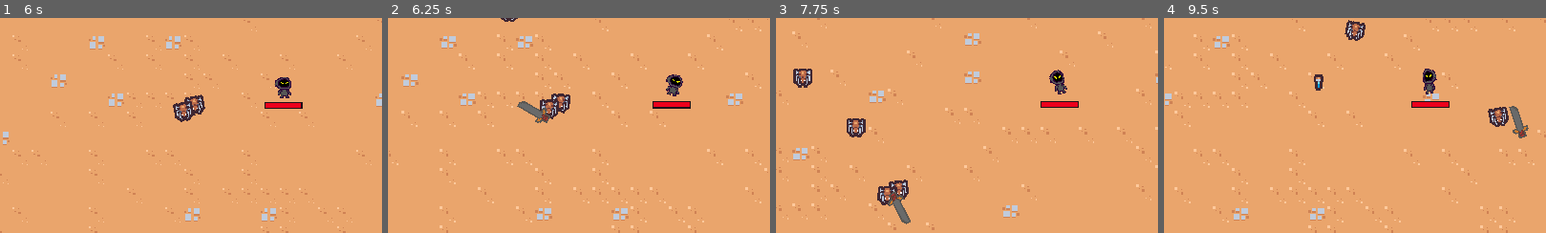
Above: before the commit, frames 1-4 (left to right).
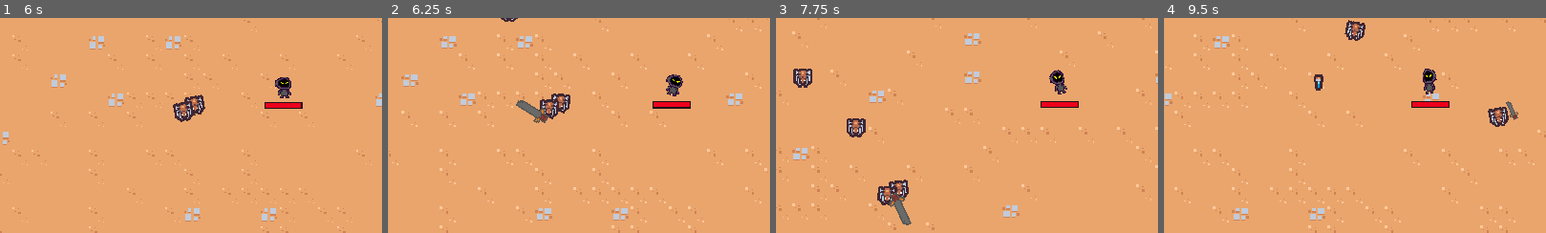
Above: after the commit, the same moments.

Repository: RyanLeB/Shrouded
Game: Godot game, scene res://Scenes/Main/main.tscn
Same seed, same stepped clock (60 frames per second), same inputs: the game is played once before the commit and once after it.
Inputs (mouse positions are % of the whole screen's width and height, from its top left):
- Up to frame 1 (6 s): move the mouse to (72, 45) at 0.52 s; press the mouse at (72, 45) at 0.53 s; hold D (move_right) 0.53-1.28 s; move the mouse to (30, 55) at 1.27 s; release the mouse at (30, 55) at 1.28 s; hold S (move_down) 1.28-2.03 s; click (30, 55) at 1.35 s; move the mouse to (60, 28) at 2.02 s; press the mouse at (60, 28) at 2.03 s; hold D (move_right) 2.03-2.78 s; move the mouse to (45, 70) at 2.77 s; release the mouse at (45, 70) at 2.78 s; hold W (move_up) 2.78-3.53 s; click (45, 70) at 2.85 s; move the mouse to (80, 65) at 3.52 s; press the mouse at (80, 65) at 3.53 s; hold A (move_left) 3.53-5.03 s; move the mouse to (20, 35) at 4.27 s; release the mouse at (20, 35) at 4.28 s; click (20, 35) at 4.35 s; move the mouse to (55, 50) at 5.02 s; press the mouse at (55, 50) at 5.03 s; hold S (move_down) 5.03-5.78 s; move the mouse to (35, 25) at 5.77 s; release the mouse at (35, 25) at 5.78 s; hold D (move_right) from 5.78 s (still down); click (35, 25) at 5.85 s
- Up to frame 2 (6.25 s): keep holding D (move_right)
- Up to frame 3 (7.75 s): move the mouse to (72, 45) at 6.52 s; release D (move_right) at 6.53 s; press the mouse at (72, 45) at 6.53 s; hold W (move_up) 6.53-7.28 s; move the mouse to (30, 55) at 7.27 s; release the mouse at (30, 55) at 7.28 s; hold D (move_right) from 7.28 s (still down); click (30, 55) at 7.35 s
- Up to frame 4 (9.5 s): move the mouse to (60, 28) at 8.02 s; release D (move_right) at 8.03 s; press the mouse at (60, 28) at 8.03 s; hold S (move_down) 8.03-8.78 s; move the mouse to (45, 70) at 8.77 s; release the mouse at (45, 70) at 8.78 s; hold A (move_left) from 8.78 s (still down); click (45, 70) at 8.85 s
The pictures show only the part of the screen within x 14-64%, y 32-82%; the shares and areas given below are measured in that part.

Frame 1 is identical in both runs. In frame 2, 0.2% of the frame differs, in the area x 33-43%, y 38-49%; in frame 3, 0.2%; in frame 4, 0.3%, in the area x 89-96%, y 38-56%.

Commit message:
sword animation looking much better

Diff:
--- a/Scenes/Ability/sword-ability/sword_ability.tscn
+++ b/Scenes/Ability/sword-ability/sword_ability.tscn
@@ -66,10 +66,10 @@
 tracks/0/interp = 2
 tracks/0/loop_wrap = true
 tracks/0/keys = {
-"times": PackedFloat32Array(0, 0.2, 0.4, 0.75),
-"transitions": PackedFloat32Array(1, 1, 1.68179, 1),
+"times": PackedFloat32Array(0, 0.2, 0.4),
+"transitions": PackedFloat32Array(1, 1, 1.68179),
 "update": 0,
-"values": [0.0, -0.174533, 3.14159, 0.0]
+"values": [0.0, -0.174533, 3.14159]
 }
 tracks/1/type = "value"
 tracks/1/imported = false
@@ -79,9 +79,9 @@
 tracks/1/loop_wrap = true
 tracks/1/keys = {
 "times": PackedFloat32Array(0, 0.1, 0.2, 0.35, 0.5, 0.75),
-"transitions": PackedFloat32Array(1, 1, 1, 1, 5.65685, 1),
+"transitions": PackedFloat32Array(1, 1, 1, 1, 1, 1),
 "update": 0,
-"values": [Vector2(0, 0), Vector2(1.25, 1.25), Vector2(1, 1), Vector2(2, 2), Vector2(1, 1), Vector2(0, 0)]
+"values": [Vector2(0, 0), Vector2(1.25, 1.25), Vector2(1, 1), Vector2(2, 2), Vector2(0.5, 0.5), Vector2(0, 0)]
 }
 tracks/2/type = "method"
 tracks/2/imported = false
@@ -116,10 +116,10 @@
 tracks/4/interp = 1
 tracks/4/loop_wrap = true
 tracks/4/keys = {
-"times": PackedFloat32Array(0, 0.1, 0.2, 0.3, 0.35),
-"transitions": PackedFloat32Array(1, 1, 1, 1, 1),
+"times": PackedFloat32Array(0, 0.1, 0.2, 0.3, 0.35, 0.45),
+"transitions": PackedFloat32Array(1, 1, 1, 1, 1, 1),
 "update": 0,
-"values": [Vector2(0, 0), Vector2(0, -9), Vector2(0, -16), Vector2(-7.74861e-08, 4.76837e-07), Vector2(-1.42109e-14, 13)]
+"values": [Vector2(0, 0), Vector2(0, -12), Vector2(0, -18), Vector2(-7.74861e-08, 4.76837e-07), Vector2(0, 20), Vector2(0, 24)]
 }
 
 [sub_resource type="AnimationLibrary" id="AnimationLibrary_p1pwl"]
